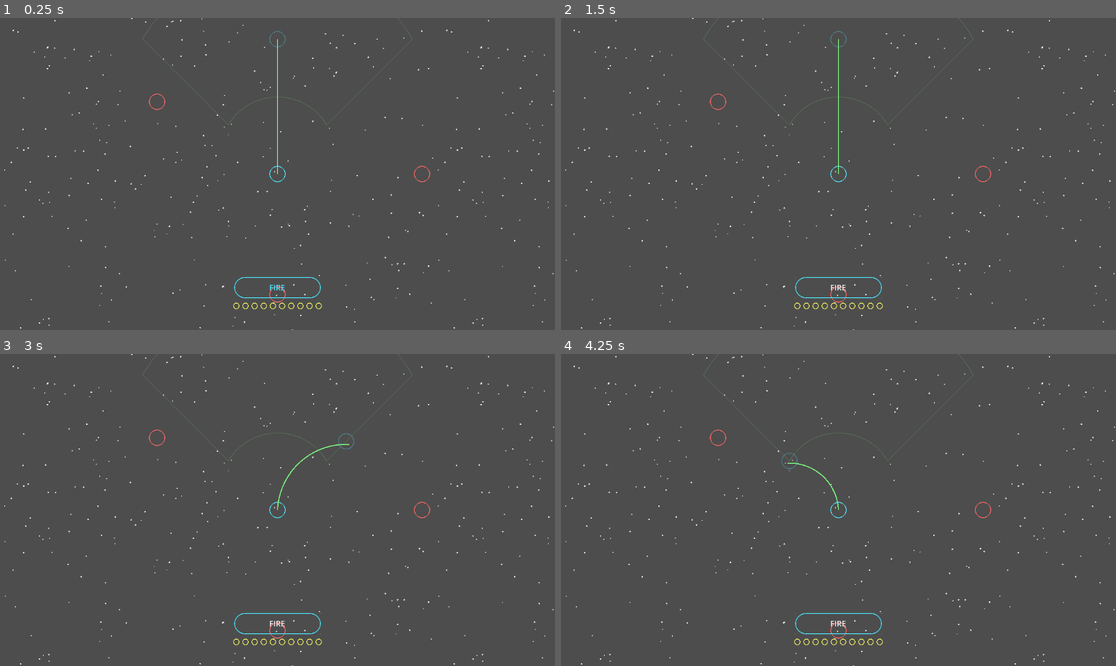
Above: before the commit, frames 1-4 (two rows, left to right).
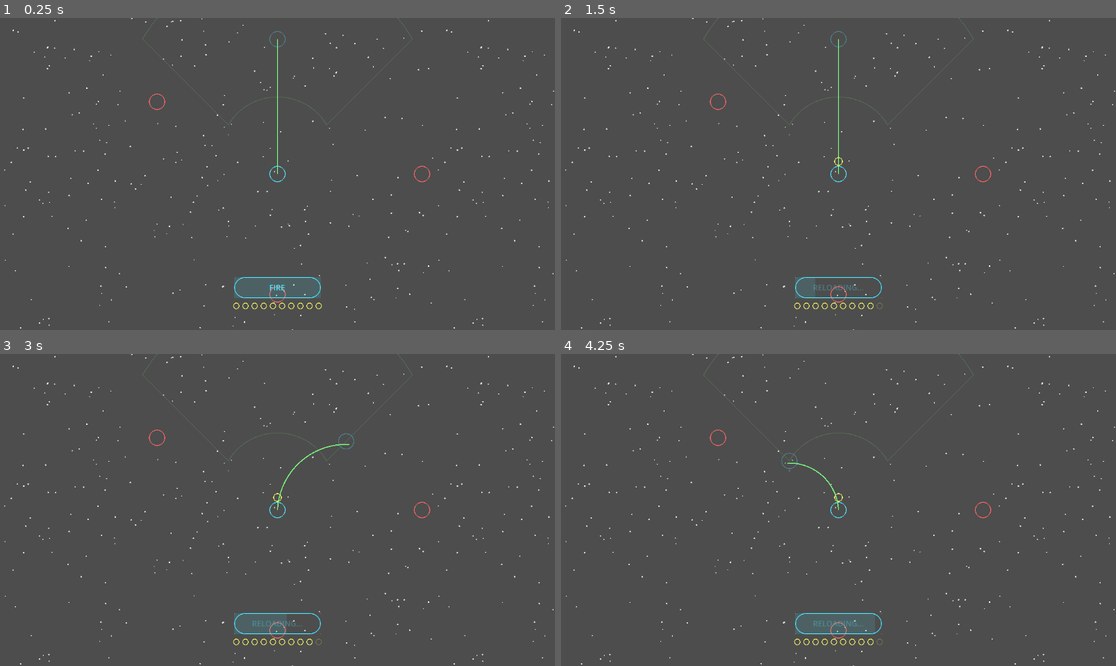
Above: after the commit, the same moments.

Repository: failuer/vibe-space
Game: Godot game, scene res://game_world.tscn
Two runs of this game, one before a commit and one after it. Both use one fixed random seed, a clock stepped at 60 frames per second and the inputs below.
Inputs (mouse positions are in pixels of both pictures, inside the frame that each line leads up to):
- Up to frame 1 (0.25 s): no input
- Up to frame 2 (1.5 s): click "FIRE" at 0.5 s; click (838, 286) at 1.25 s, where only the run before the commit has a clickable "FIRE"
- Up to frame 3 (3 s): click (277, 622) at 2 s, where only the run before the commit has a clickable "FIRE"; move the mouse to (399, 494) at 2.77 s; click (399, 494) at 2.92 s
- Up to frame 4 (4.25 s): move the mouse to (727, 525) at 3.52 s; click (727, 525) at 3.67 s

The runs differ from the first frame. In frame 2, 0.1% of the frame differs, in the area x 45-59%, y 44-94%; in frame 3, 0.1%; in frame 4, 0.1%.

Commit message:
feat: player real-time firing with cooldown and ammo system
Co-Authored-By: Claude Sonnet 4.6 <noreply@anthropic.com>

Diff:
--- a/game.gd
+++ b/game.gd
@@ -67,13 +67,12 @@
 
 var planned_player_vel: Vector2 = Vector2.UP * PLAYER_SPEED_DEFAULT
 var planned_player_speed: float = PLAYER_SPEED_DEFAULT
-var planned_fire: bool = false
 var planned_player_target_dir: Vector2 = Vector2.UP # kept for reference but no longer used for homing
 var planned_turn_angle: float = 0.0
 var current_turn_rate: float = 0.0 # radians/sec for active slice
 var turn_limit_this_turn: float = MAX_TURN_RADIANS
 
-var enemies: Array = [] # each: {pos: Vector2, vel: Vector2, alive: bool}
+var enemies: Array = [] # each: {pos, vel, alive, missiles_remaining, fire_cooldown}
 var missiles: Array = [] # each: {pos: Vector2, vel: Vector2, from_player: bool}
 
 var end_state: StringName = ""
@@ -87,6 +86,7 @@
     _generate_stars()
     _reset_game()
     restart_button.pressed.connect(_on_restart_pressed)
+    fire_button.pressed.connect(_try_fire_player)
 
     var style := StyleBoxFlat.new()
     style.bg_color = Color(0, 0, 0, 0)
@@ -133,7 +133,6 @@
     planned_player_vel = player_vel
     planned_player_speed = player_speed
     planned_player_target_dir = player_vel.normalized()
-    planned_fire = false
     planned_turn_angle = 0.0
     current_turn_rate = 0.0
     turn_limit_this_turn = _compute_turn_limit_for_speed(player_speed)
@@ -175,9 +174,15 @@
 
     if is_node_ready():
         $Renderer.queue_redraw()
+    if is_node_ready():
+        _update_fire_button_ui()
 
 
 func _process(delta: float) -> void:
+    # Tick player cooldown regardless of phase (player can fire during planning too)
+    if player_fire_cooldown > 0.0:
+        player_fire_cooldown = maxf(0.0, player_fire_cooldown - delta)
+
     if phase == GamePhase.SIMULATING:
         _step_simulation(delta)
     elif phase == GamePhase.ENDED:
@@ -185,6 +190,7 @@
 
     camera.position = player_pos
     $Renderer.queue_redraw()
+    _update_fire_button_ui()
 
 
 func _unhandled_input(event: InputEvent) -> void:
@@ -201,9 +207,6 @@
 
     if event is InputEventMouseMotion:
         _update_planned_vector(get_global_mouse_position())
-    elif event is InputEventMouseButton and event.pressed:
-        if event.button_index == MOUSE_BUTTON_LEFT:
-            planned_fire = not planned_fire
 
 
 func _start_simulation() -> void:
@@ -216,17 +219,6 @@
     current_turn_rate = 0.0
     if SIM_DURATION > 0.0:
         current_turn_rate = planned_turn_angle / SIM_DURATION
-
-    # Optionally spawn a missile straight ahead
-    if planned_fire and player_alive:
-        var dir := player_vel.normalized()
-        var spawn_pos := player_pos + dir * (PLAYER_RADIUS + MISSILE_RADIUS + 2.0)
-        missiles.append({
-            "pos": spawn_pos,
-            "vel": dir * MISSILE_SPEED,
-            "from_player": true,
-        })
-        planned_fire = false
 
     # Enemies fire one missile each turn toward the player's current position (if alive)
     if player_alive:
@@ -251,9 +243,7 @@
 
     if delta > 0.0:
         _integrate_motion(delta)
-        # Tick weapon cooldowns
-        if player_fire_cooldown > 0.0:
-            player_fire_cooldown = maxf(0.0, player_fire_cooldown - delta)
+        # Tick enemy weapon cooldowns (player cooldown is ticked in _process)
         for enemy in enemies:
             if enemy.alive and enemy.fire_cooldown > 0.0:
                 enemy.fire_cooldown = maxf(0.0, enemy.fire_cooldown - delta)
@@ -385,6 +375,52 @@
     _reset_game()
 
 
+func _try_fire_player() -> void:
+    if not player_alive:
+        return
+    if player_missiles_remaining <= 0:
+        return
+    if player_fire_cooldown > 0.0:
+        return
+
+    var dir := player_vel.normalized()
+    var spawn_pos := player_pos + dir * (PLAYER_RADIUS + MISSILE_RADIUS + 2.0)
+    missiles.append({
+        "pos": spawn_pos,
+        "vel": dir * MISSILE_SPEED,
+        "from_player": true,
+    })
+    player_missiles_remaining -= 1
+    player_fire_cooldown = PLAYER_FIRE_COOLDOWN
+
+
+func _update_fire_button_ui() -> void:
+    var ready := player_fire_cooldown <= 0.0 and player_missiles_remaining > 0 and phase != GamePhase.ENDED
+
+    fire_button.disabled = not ready
+
+    if player_missiles_remaining <= 0:
+        fire_button.text = "NO AMMO"
+    elif player_fire_cooldown > 0.0:
+        fire_button.text = "RELOADING..."
+    else:
+        fire_button.text = "FIRE"
+
+    # Cooldown fill sweeps left-to-right as cooldown expires (0 = just fired, full = ready)
+    var fill_ratio := 1.0 - clampf(player_fire_cooldown / PLAYER_FIRE_COOLDOWN, 0.0, 1.0)
+    cooldown_fill.size.x = fire_button.size.x * fill_ratio
+
+    # Fade border to 25% opacity when out of ammo
+    var border_alpha := 0.25 if player_missiles_remaining <= 0 else 1.0
+    var s := fire_button.get_theme_stylebox("normal") as StyleBoxFlat
+    if s:
+        s.border_color = Color(0.3, 0.91, 1.0, border_alpha)
+
+    # Ammo dots
+    ammo_display.missiles_remaining = player_missiles_remaining
+    ammo_display.queue_redraw()
+
+
 func _update_planned_vector(mouse_world: Vector2) -> void:
     if not player_alive:
         return
